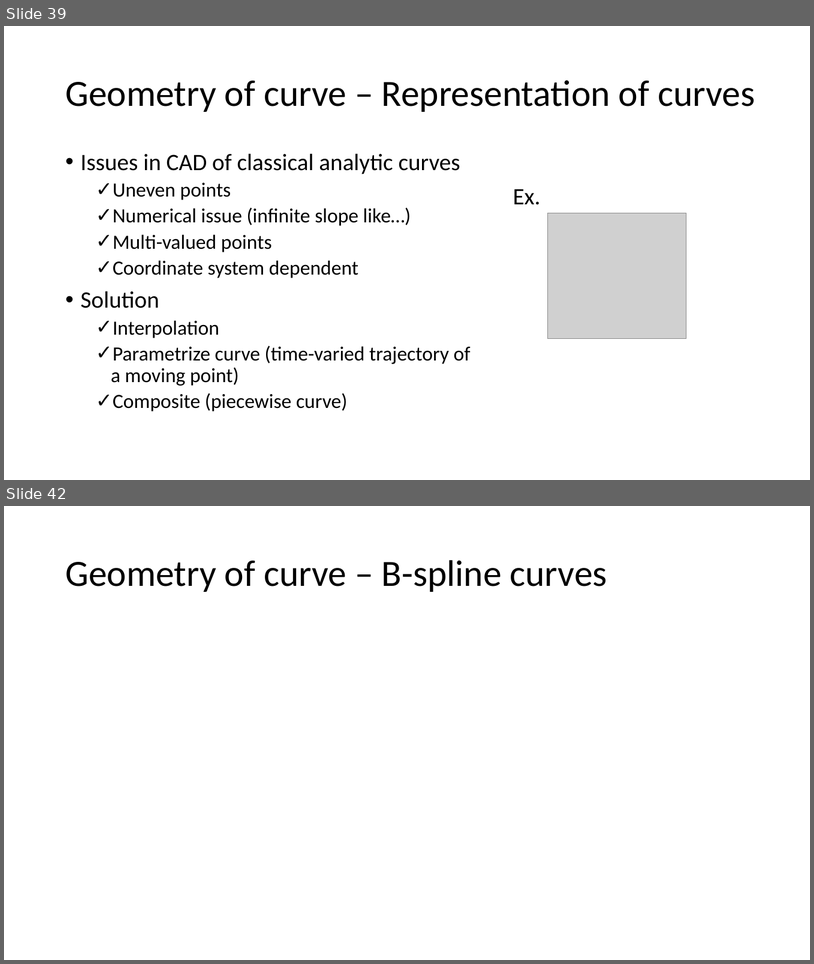
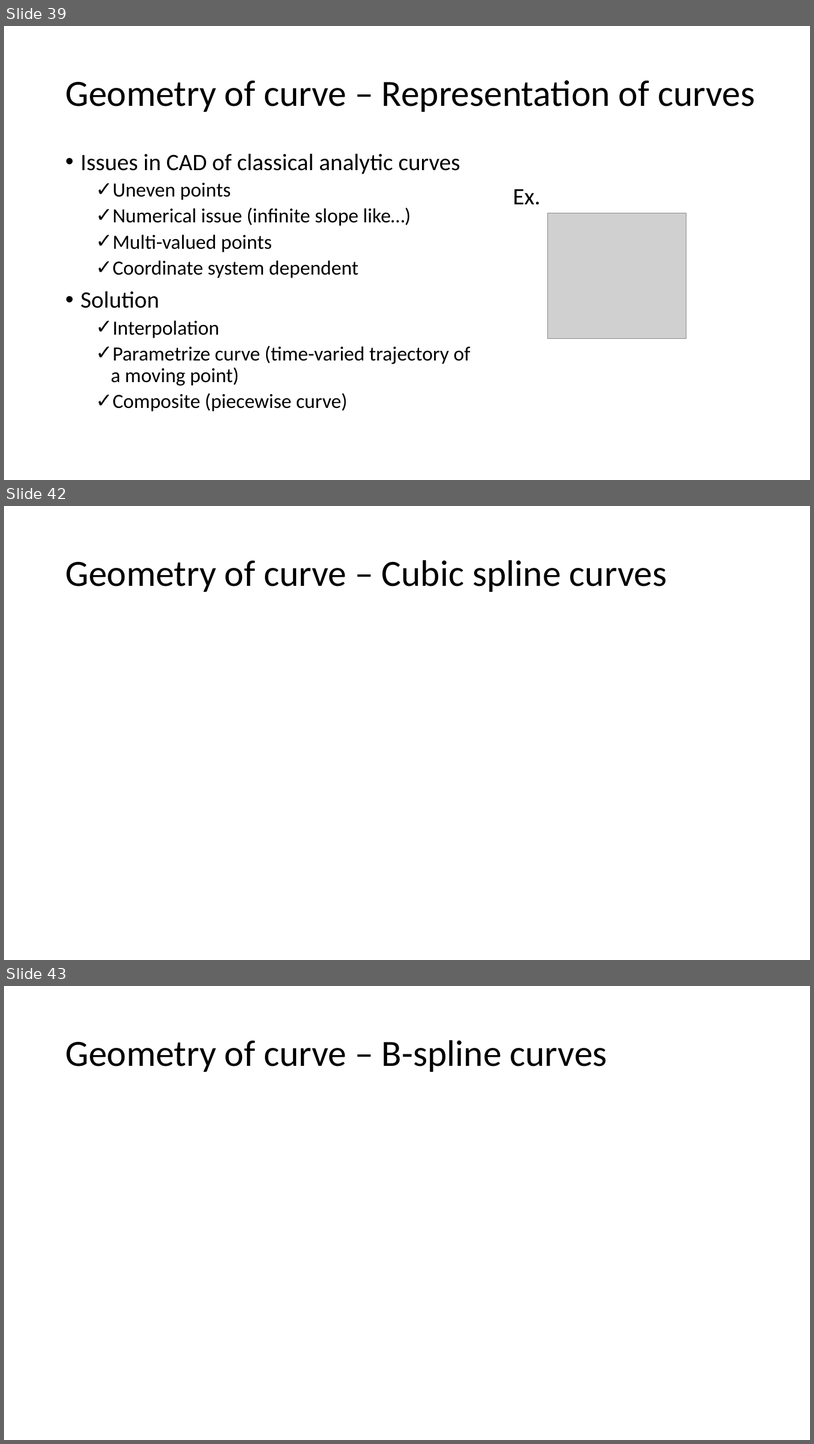
Before and after one commit to Jinny-Ching/cad_cam_course, a slide deck: CAD_CAM.pptx. Shown one above the other, each under a label of ours: slides 39 and 42 before the commit, slides 39, 42 and 43 after it; the slides between them are not shown. The pictures are 814x964 and 814x1444 pixels, drawn with LibreOffice and Linux fonts; fonts in the diff are those of the drawing; grey boxes stand for pictures. Boxes give left, top, right and bottom in pixels: in the first picture for what was removed or moved away, otherwise in the second. Text is boxed around its words. In the diff, an @@ line names an element or a change of style, - is before the commit and + after.

Commit message:
cubic spline

```diff
--- a/CAD_CAM.pptx
+++ b/CAD_CAM.pptx
@@ slide 42 added at <box>4,506,810,960</box>, background #FFFFFF @@
@@ title added at <box>65,560,667,592</box>, 44 pt, text #000000 @@
+Geometry of curve – Cubic spline curves
@@ what was slide 42 is now slide 43 @@
```
Also in this commit, not shown: 2 slides changed.
